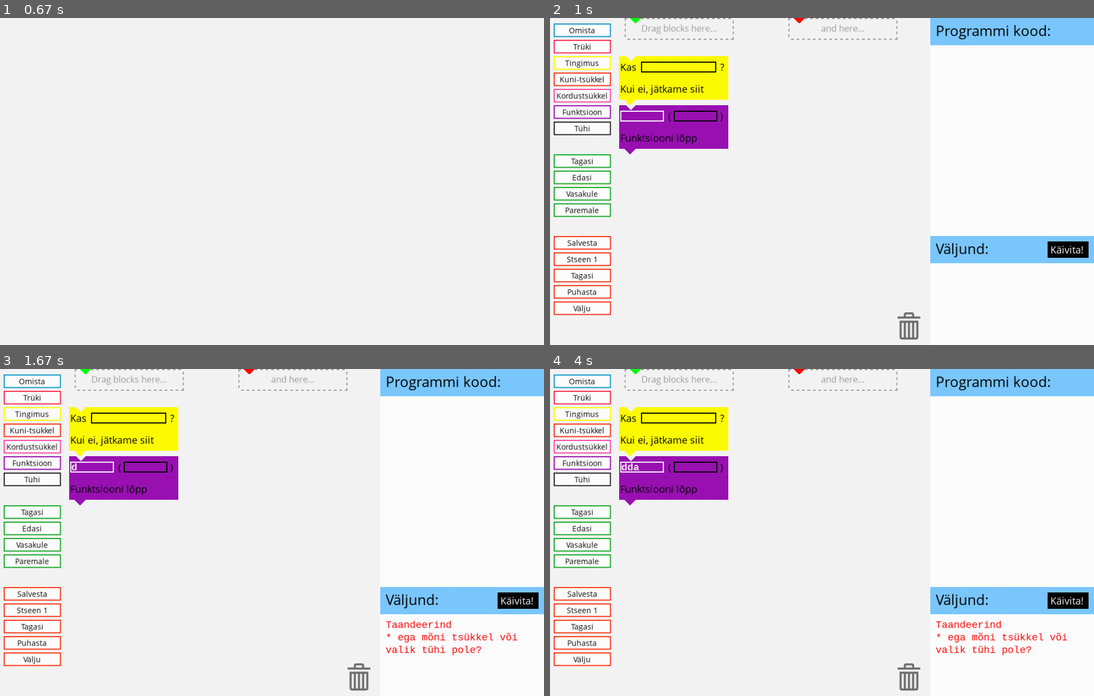
Above: before the commit, frames 1-4 (two rows, left to right).
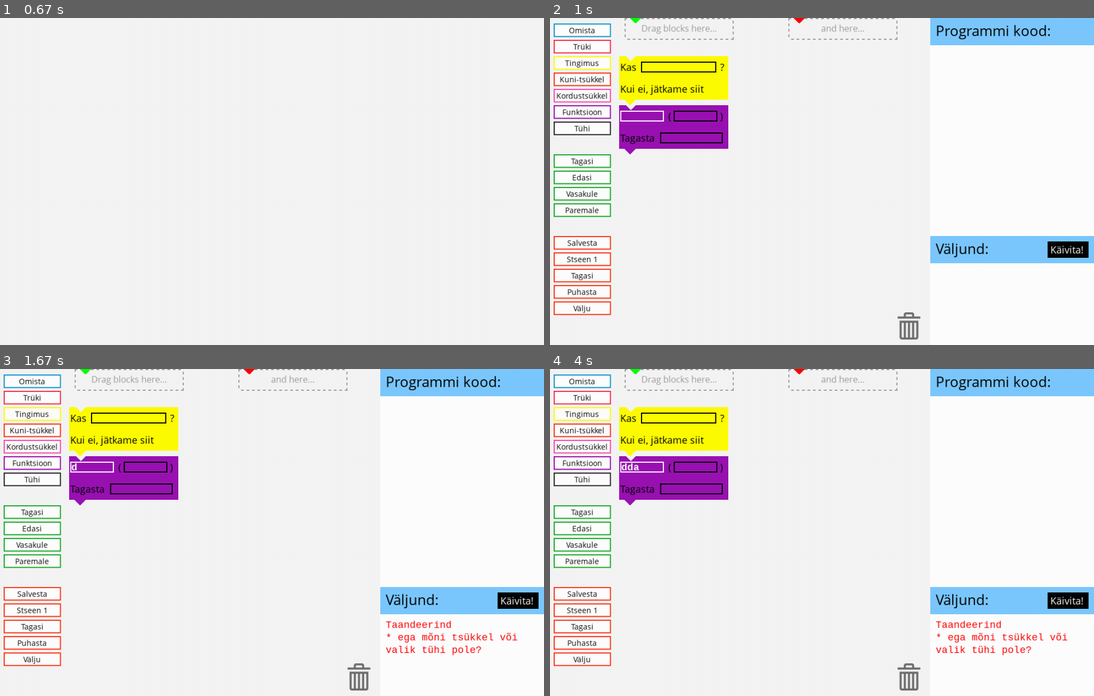
Above: after the commit, the same moments.

Repository: taivop/Monty
Game: pygame game, started from src/gui/monty.py
Same seed, same stepped clock (60 frames per second), same inputs: the game is played once before the commit and once after it.
Inputs:
- Up to frame 1 (0.67 s): click "Tingimus" at 0.38 s
- Up to frame 2 (1 s): click "Funktsioon" at 0.78 s
- Up to frame 3 (1.67 s): tap Enter at 1.03 s; hold D from 1.5 s (still down)
- Up to frame 4 (4 s): release D at 1.97 s; hold D 2.98-3.7 s; hold A from 3.73 s (still down)

Frame 1 is identical in both runs. In frame 2, 0.3% of the frame differs, in the area x 12-32%, y 35-39%; in frame 3, 0.3%; in frame 4, 0.3%.

Commit message:
Functions now return. Minor tab bug fixed

Diff:
--- a/src/gui/blocks.py
+++ b/src/gui/blocks.py
@@ -316,8 +316,8 @@
 
 class EndFunctionBlock(Block):
     def __init__(self, pos):
-        list = BlockElementList((("Funktsiooni lõpp",2,7),))
-        super().__init__(pos, "endfunctionblock.png", "", list, move_left=18)
+        list = BlockElementList((("Tagasta",2,7),(10,75,10,"argbox")))
+        super().__init__(pos, "endfunctionblock.png", "return {0}", list, move_left=18)
 
     def getAstNode(self):
         # TODO: security risk if expressions contains unwanted code => should sanitise/restrict input!
--- a/src/gui/monty.py
+++ b/src/gui/monty.py
@@ -233,8 +233,8 @@
                 if item != None:
                     for triangle in triangle_group:
                         triangle.connect(item)
-                        if last_target == None:
-                            last_target = item
+                        #if last_target == None:
+                        last_target = item
                     codebox.update(triangle_group)
             elif mouseIsOn(runbutton, pos):
                 runbox.updateRunResult()
